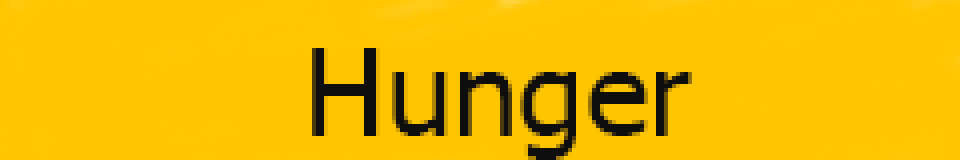
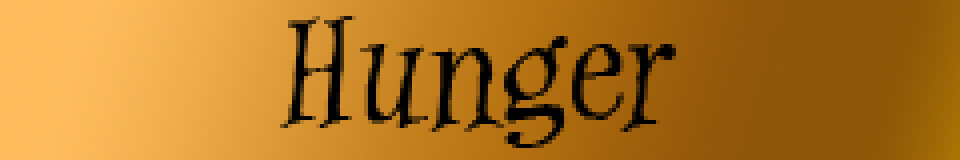
Before/after of a 960px x 160px layered artwork. What changed in the layer stack:
removed layer "Hunger" over (312, 48, 692, 160)
removed layer "Background" over (0, 0, 960, 160)
added layer "Layer 1" above "Background copy" over (280, 16, 676, 148)
added layer "Background copy" over (0, 0, 960, 160)
